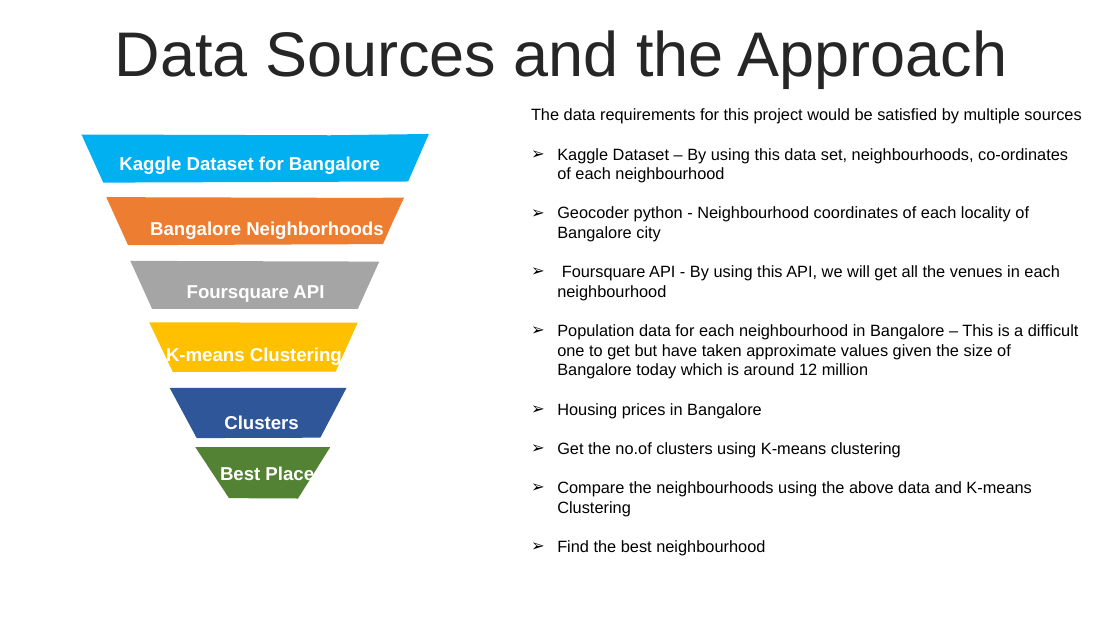
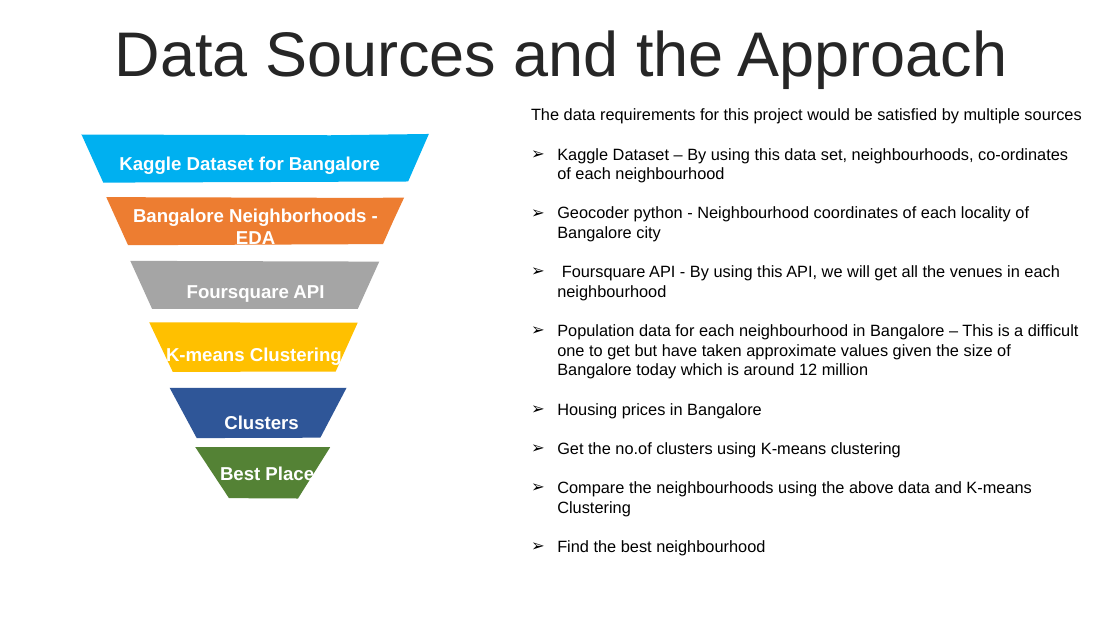
Before and after one commit to west-sun/Capstone, a slide deck: slide 5 of Neighborhoods-Bangalore-Presentation.pptx. Drawn at 1120x630 pixels with LibreOffice and Linux fonts; fonts in the diff are those of the drawing. Boxes give left, top, right and bottom in pixels: in the first picture for what was removed or moved away, otherwise in the second. Text is boxed around its words. In the diff, an @@ line names an element or a change of style, - is before the commit and + after.

```diff
--- a/Neighborhoods-Bangalore-Presentation.pptx
+++ b/Neighborhoods-Bangalore-Presentation.pptx
@@ text at (133, 208, 366, 249): text changed @@
-Bangalore Neighborhoods
+Bangalore Neighborhoods - EDA
```
Also in this commit, not shown: 1 other slide changed.
